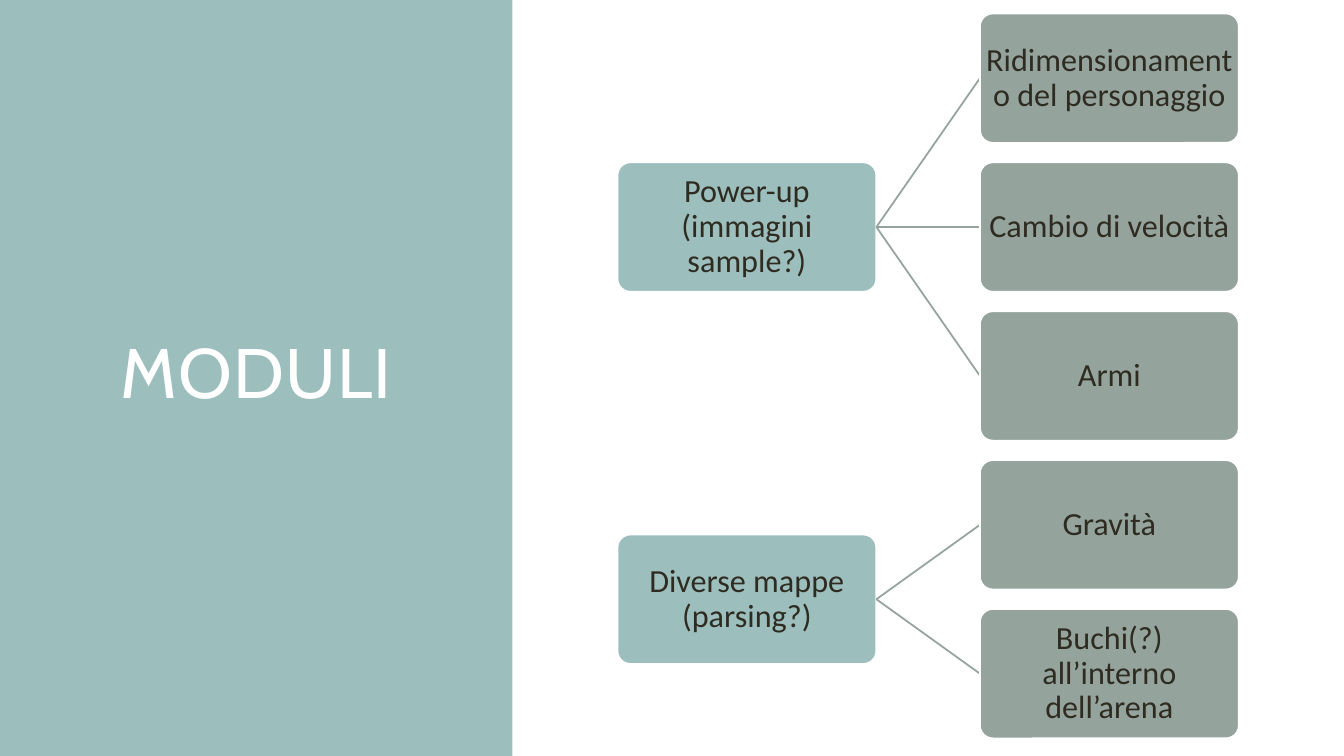
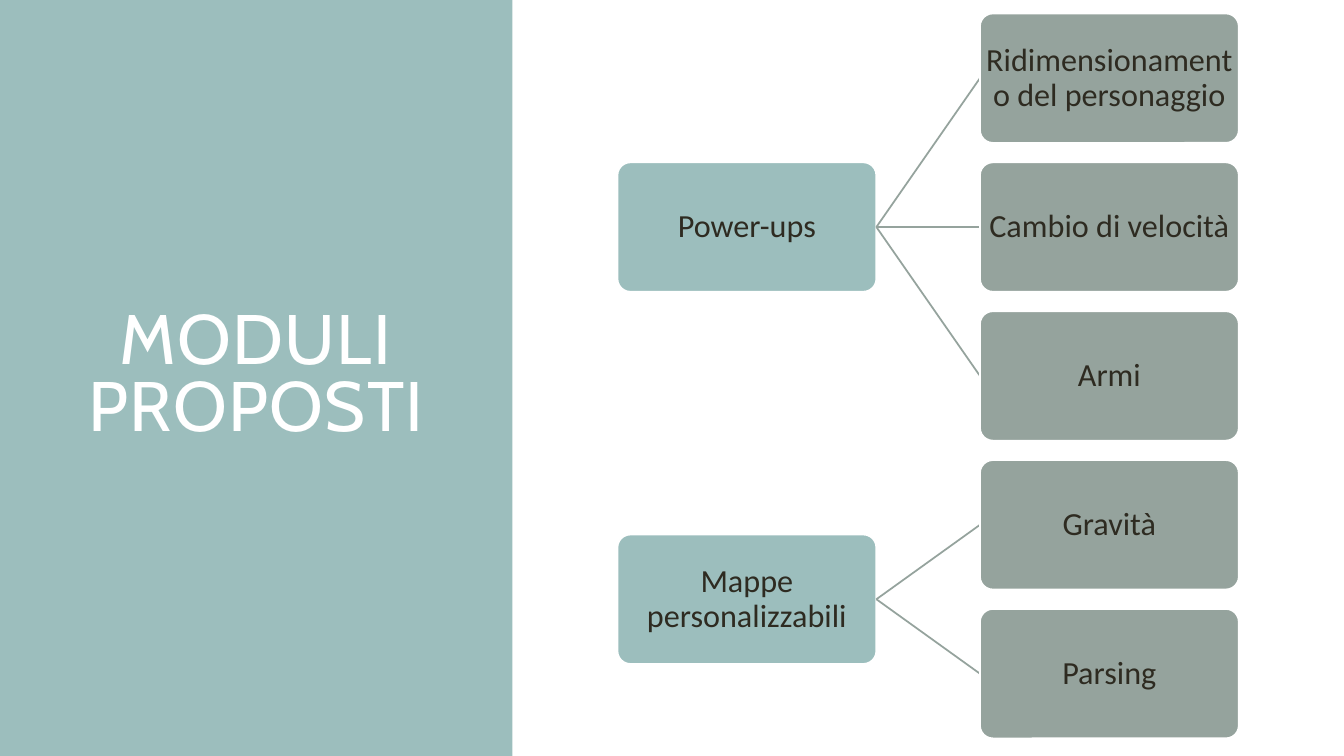
Before and after one commit to mirkoalicastro/outta-my-circle, a slide deck: slide 7 of Pitch/PITCH.pptx. Drawn at 1344x756 pixels with LibreOffice and Linux fonts; fonts in the diff are those of the drawing. Boxes give left, top, right and bottom in pixels: in the first picture for what was removed or moved away, otherwise in the second. Text is boxed around its words. In the diff, an @@ line names an element or a change of style, - is before the commit and + after.

```diff
--- a/Pitch/PITCH.pptx
+++ b/Pitch/PITCH.pptx
@@ text at box(678, 216, 816, 242): text changed @@
-Power-up
-(immagini sample?)
+Power-ups
@@ title at box(88, 314, 423, 432): text changed @@
-MODULI
+MODULI PROPOSTI
@@ text at box(647, 571, 847, 632): text changed @@
-Diverse mappe
-(parsing?)
+Mappe personalizzabili
@@ text at box(1062, 662, 1156, 690): text changed @@
-Buchi(?) all’interno dell’arena
+Parsing
```
Also in this commit, not shown: 5 other slides changed, 1 slide added.
